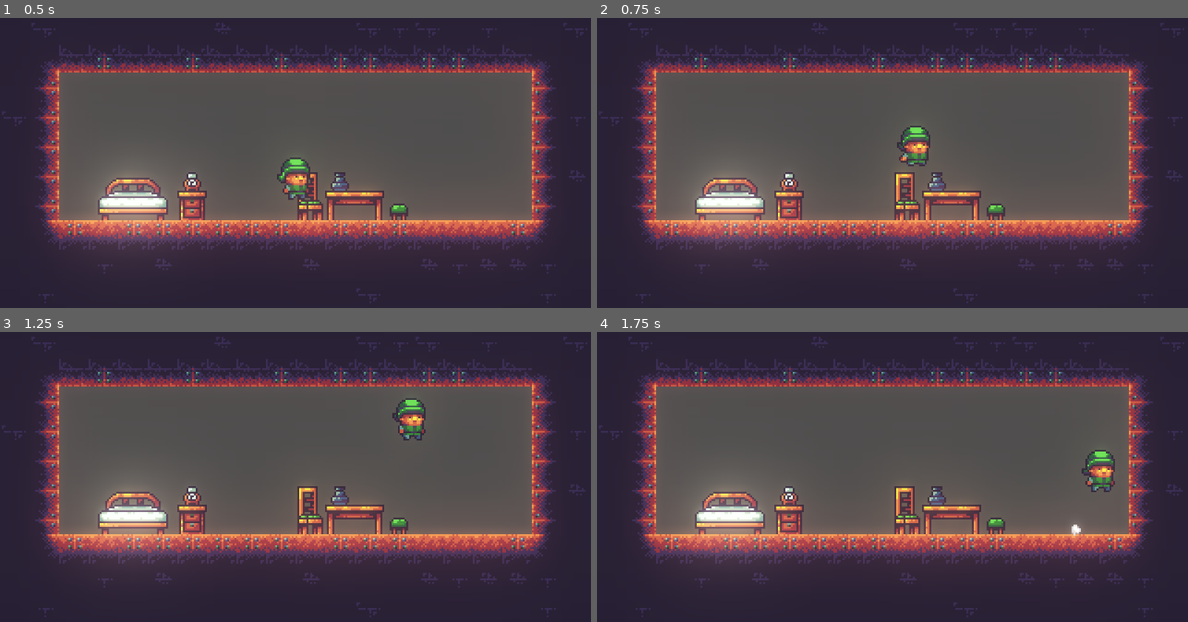
Above: before the commit, frames 1-4 (two rows, left to right).
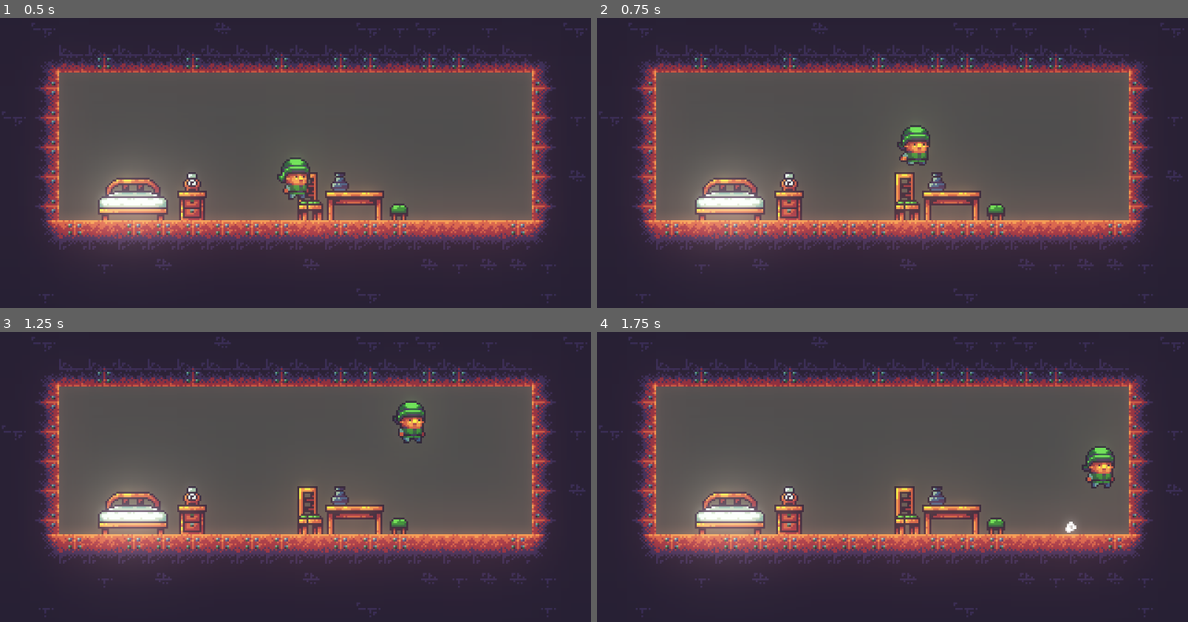
Above: after the commit, the same moments.

Repository: lethiandev/gd-christmas-morning
Game: Godot game, scene res://stages/bedroom/bedroom_stage.tscn
Same seed, same stepped clock (60 frames per second), same inputs: the game is played once before the commit and once after it.
Inputs:
- Up to frame 1 (0.5 s): no input
- Up to frame 2 (0.75 s): hold D (move_right) from 0.53 s (still down); tap W (jump) at 0.6 s
- Up to frame 3 (1.25 s): keep holding D (move_right); tap W (jump) at 0.77, 1.07 s
- Up to frame 4 (1.75 s): keep holding D (move_right); tap W (jump) at 1.35, 1.52 s

Frame 1 is identical in both runs. In frame 2, 0.1% of the frame differs, in the area x 50-57%, y 36-52%; in frame 3, 0.5%; in frame 4, 0.7%, in the area x 79-88%, y 39-71%.

Commit message:
Adjust player jumping

Diff:
--- a/src/player/player.gd
+++ b/src/player/player.gd
@@ -4,7 +4,7 @@
 const ACCELERATION = 600.0
 const DECELERATION = 800.0
 const WALK_SPEED = 100.0
-const JUMP_STRENGTH = 160
+const JUMP_STRENGTH = 162
 
 var input_move = 0.0
 var input_jump = false
@@ -102,15 +102,12 @@
 		coyote_time = 0.0
 
 func _update_platform_mask(p_delta: float) -> void:
-	if Input.is_action_pressed("move_down"):
-		set_collision_mask_bit(2, false)
-		jumpoff_time = 0.3
-
 	if jumpoff_time > 0.0:
 		jumpoff_time = max(0, jumpoff_time - p_delta)
-	elif is_equal_approx(jumpoff_time, 0.0):
-		set_collision_mask_bit(2, true)
-		jumpoff_time = -1.0
+		set_collision_mask_bit(2, jumpoff_time == 0)
+
+	if Input.is_action_pressed("move_down"):
+		jumpoff_time = 0.12
 
 func item_eat(p_item: Node) -> void:
 	$ChewPlayer.play()
